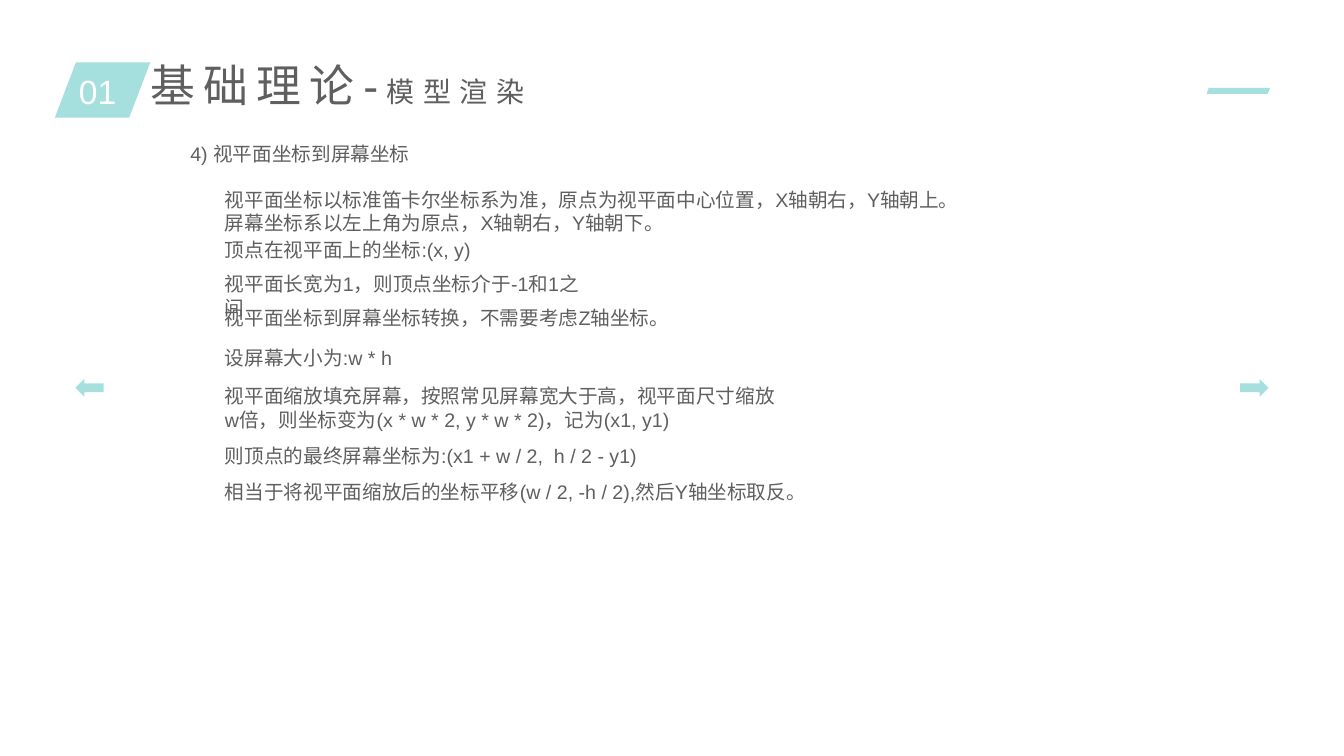
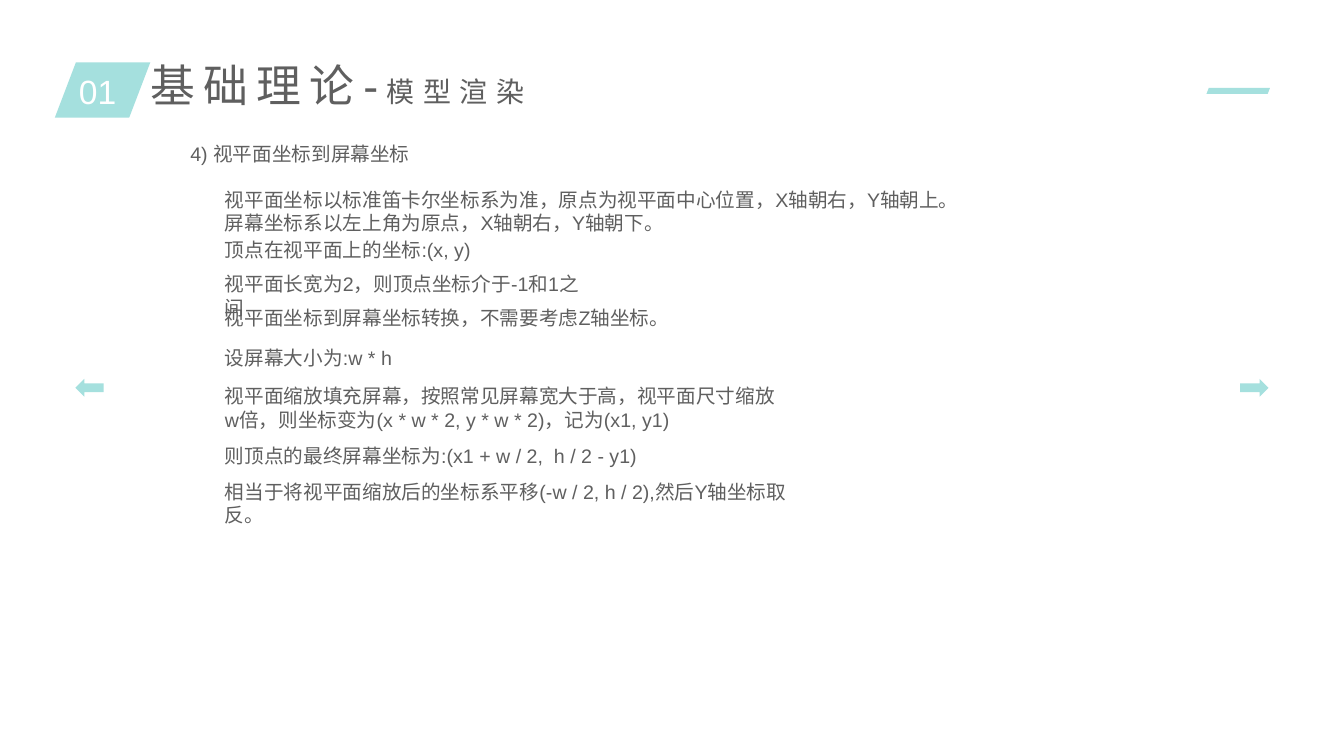
Before and after one commit to lijun4727/3d-study, a slide deck: slide 20 of 3d游戏引擎.pptx. Drawn at 1344x756 pixels with LibreOffice and Linux fonts; fonts in the diff are those of the drawing. Boxes give left, top, right and bottom in pixels: in the first picture for what was removed or moved away, otherwise in the second. Text is boxed around its words. In the diff, an @@ line names an element or a change of style, - is before the commit and + after.

Commit message:
修正屏幕坐标计算

```diff
--- a/3d游戏引擎.pptx
+++ b/3d游戏引擎.pptx
@@ text at [225,274,579,293]: text changed @@
-视平面长宽为1，则顶点坐标介于-1和1之间
+视平面长宽为2，则顶点坐标介于-1和1之间
@@ text at [225,482,786,524]: text changed @@
-相当于将视平面缩放后的坐标平移(w / 2, -h / 2),然后Y轴坐标取反。
+相当于将视平面缩放后的坐标系平移(-w / 2, h / 2),然后Y轴坐标取反。
```
